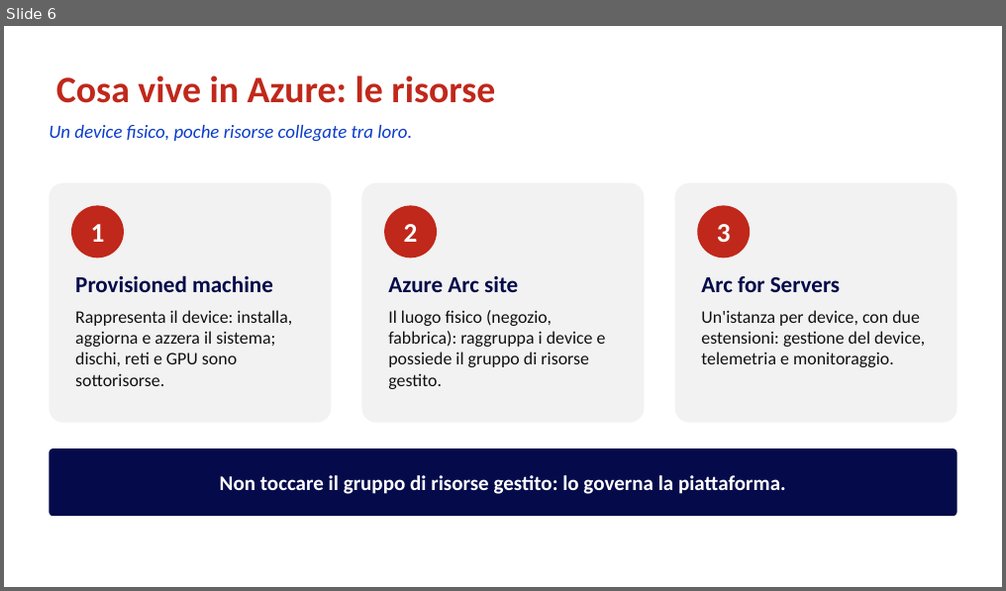
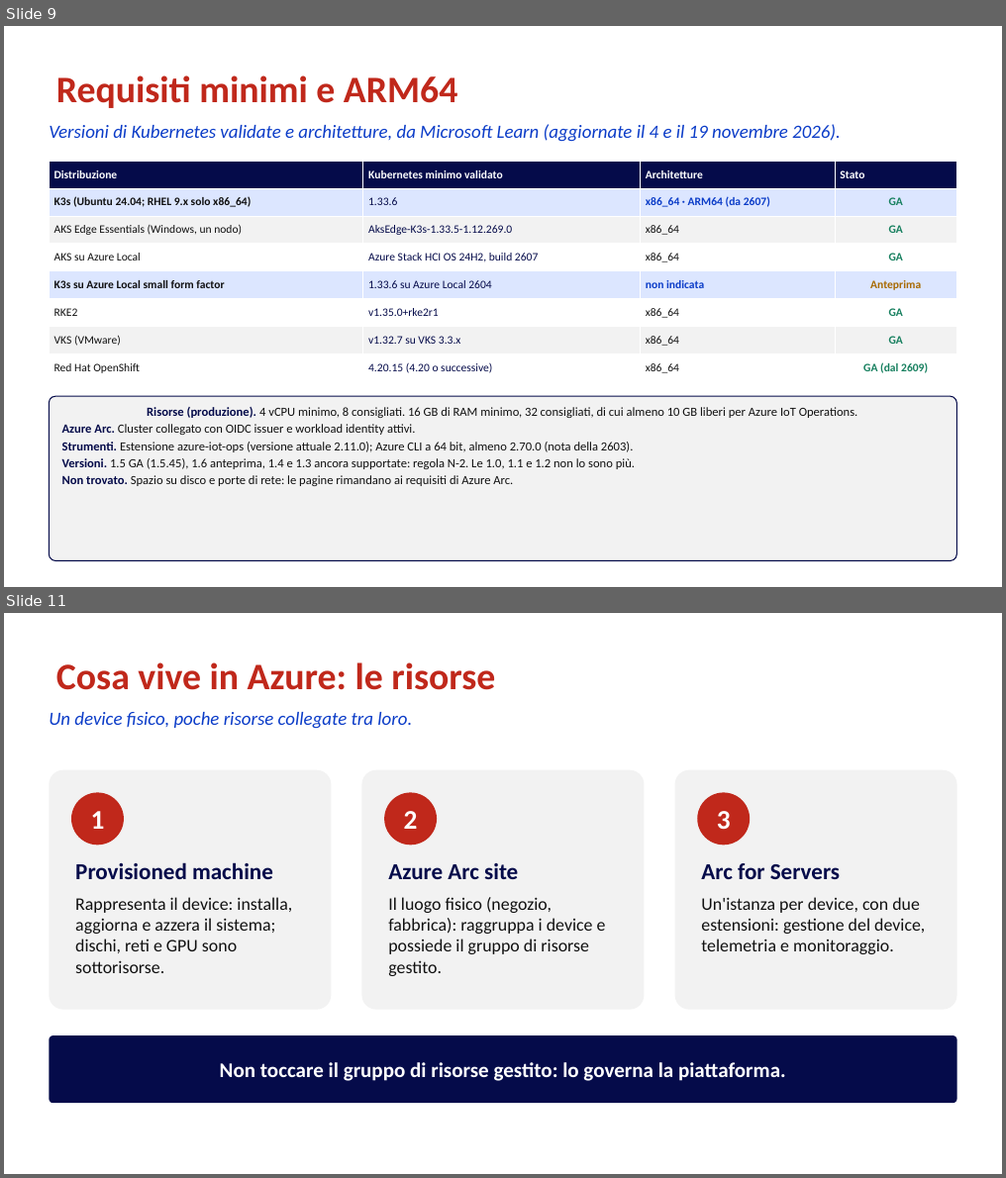
Before and after one commit to marcoparenzan/WPC2026, a slide deck: slides/IoT-Hub-ADR-Lezione.nuova.pptx. Shown one above the other, each under a label of ours: slide 6 before the commit, slides 9 and 11 after it; the slides between them are not shown. The pictures are 1006x591 and 1006x1178 pixels, drawn with LibreOffice and Linux fonts; fonts in the diff are those of the drawing. Boxes give left, top, right and bottom in pixels: in the first picture for what was removed or moved away, otherwise in the second. Text is boxed around its words. In the diff, an @@ line names an element or a change of style, - is before the commit and + after.

```diff
--- a/slides/IoT-Hub-ADR-Lezione.nuova.pptx
+++ b/slides/IoT-Hub-ADR-Lezione.nuova.pptx
@@ slide 9 added at (4, 26, 1002, 587), background #FFFFFF @@
@@ title added at (56, 76, 457, 108), 36 pt, text #C0281B, bold @@
+Requisiti minimi e ARM64
@@ text added at (49, 124, 841, 142), 18 pt, text #0B3CC8, italic @@
+Versioni di Kubernetes validate e architetture, da Microsoft Learn (aggiornate il 4 e il 19 novembre 2026).
@@ table added at (49, 161, 957, 382), 8 rows, 4 columns @@
+Distribuzione | Kubernetes minimo validato | Architetture | Stato
+K3s (Ubuntu 24.04; RHEL 9.x solo x86_64) | 1.33.6 | x86_64 · ARM64 (da 2607) | GA
+AKS Edge Essentials (Windows, un nodo) | AksEdge-K3s-1.33.5-1.12.269.0 | x86_64 | GA
+AKS su Azure Local | Azure Stack HCI OS 24H2, build 2607 | x86_64 | GA
+K3s su Azure Local small form factor | 1.33.6 su Azure Local 2604 | non indicata | Anteprima
+RKE2 | v1.35.0+rke2r1 | x86_64 | GA
+VKS (VMware) | v1.32.7 su VKS 3.3.x | x86_64 | GA
+Red Hat OpenShift | 4.20.15 (4.20 o successive) | x86_64 | GA (dal 2609)
@@ rounded rectangle added at (49, 396, 957, 562), fill #F2F2F2, outline #050B4A 1 pt, 12 pt, text #111111 @@
+Risorse (produzione). 4 vCPU minimo, 8 consigliati. 16 GB di RAM minimo, 32 consigliati, di cui almeno 10 GB liberi per Azure IoT Operations.
+Azure Arc. Cluster collegato con OIDC issuer e workload identity attivi.
+Strumenti. Estensione azure-iot-ops (versione attuale 2.11.0); Azure CLI a 64 bit, almeno 2.70.0 (nota della 2603).
+Versioni. 1.5 GA (1.5.45), 1.6 anteprima, 1.4 e 1.3 ancora supportate: regola N-2. Le 1.0, 1.1 e 1.2 non lo sono più.
+Non trovato. Spazio su disco e porte di rete: le pagine rimandano ai requisiti di Azure Arc.
@@ what was slide 6 is now slide 11 @@
```
Also in this commit, not shown: 1 slide changed, 13 other slides added, 34 other files.
